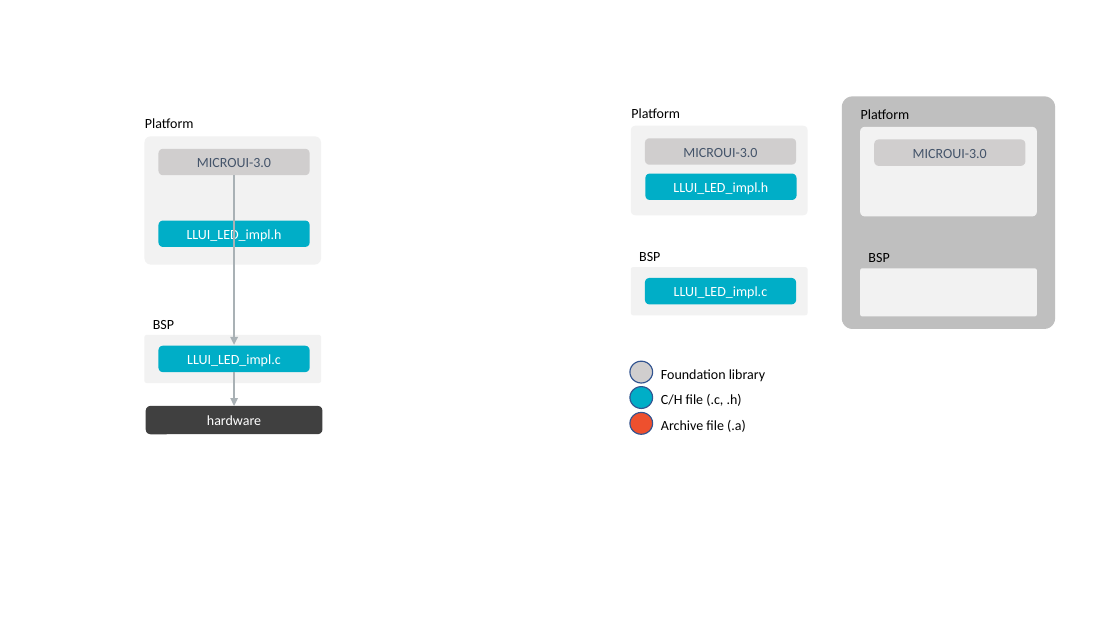
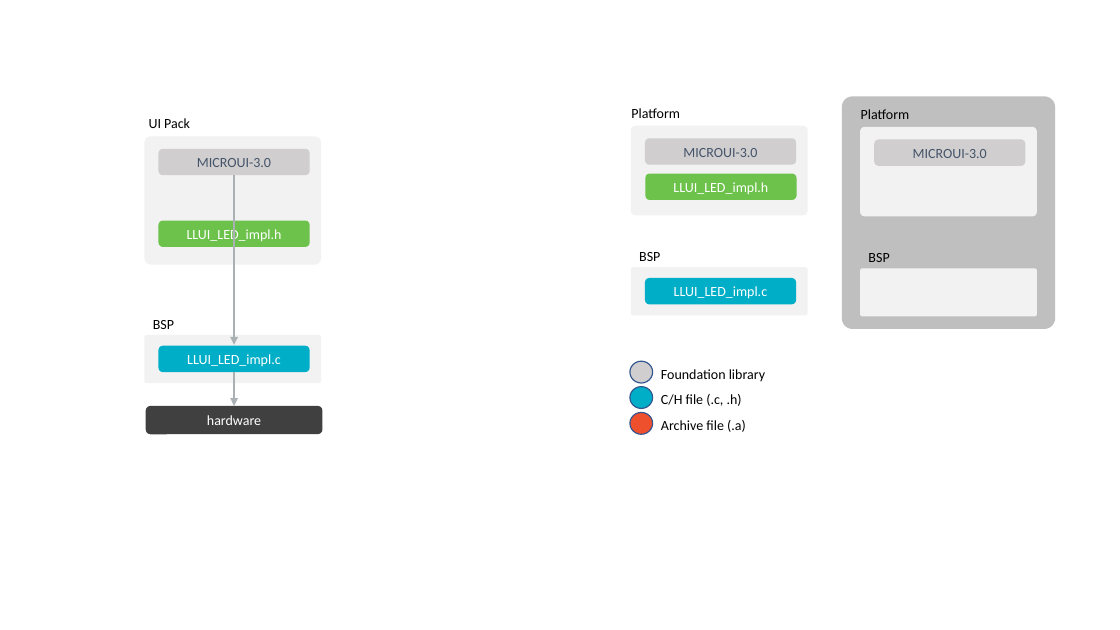
Before and after one commit to MicroEJ/docs, a slide deck: slide 3 of VEEPortingGuide/images/uiLL.pptx. Drawn at 1120x630 pixels with LibreOffice and Linux fonts; fonts in the diff are those of the drawing. Boxes give left, top, right and bottom in pixels: in the first picture for what was removed or moved away, otherwise in the second. Text is boxed around its words. In the diff, an @@ line names an element or a change of style, - is before the commit and + after.

```diff
--- a/VEEPortingGuide/images/uiLL.pptx
+++ b/VEEPortingGuide/images/uiLL.pptx
@@ text at [149, 118, 190, 128]: text changed @@
-Platform
+UI Pack
@@ rounded rectangle "LLUI_LED_impl.h" at [645, 174, 797, 200]: fill #00AEC7 to #6CC24A @@
@@ rounded rectangle "LLUI_LED_impl.h" at [159, 221, 310, 247]: fill #00AEC7 to #6CC24A @@
```
Also in this commit, not shown: 4 other slides changed, 1 slide removed, 20 other files.
